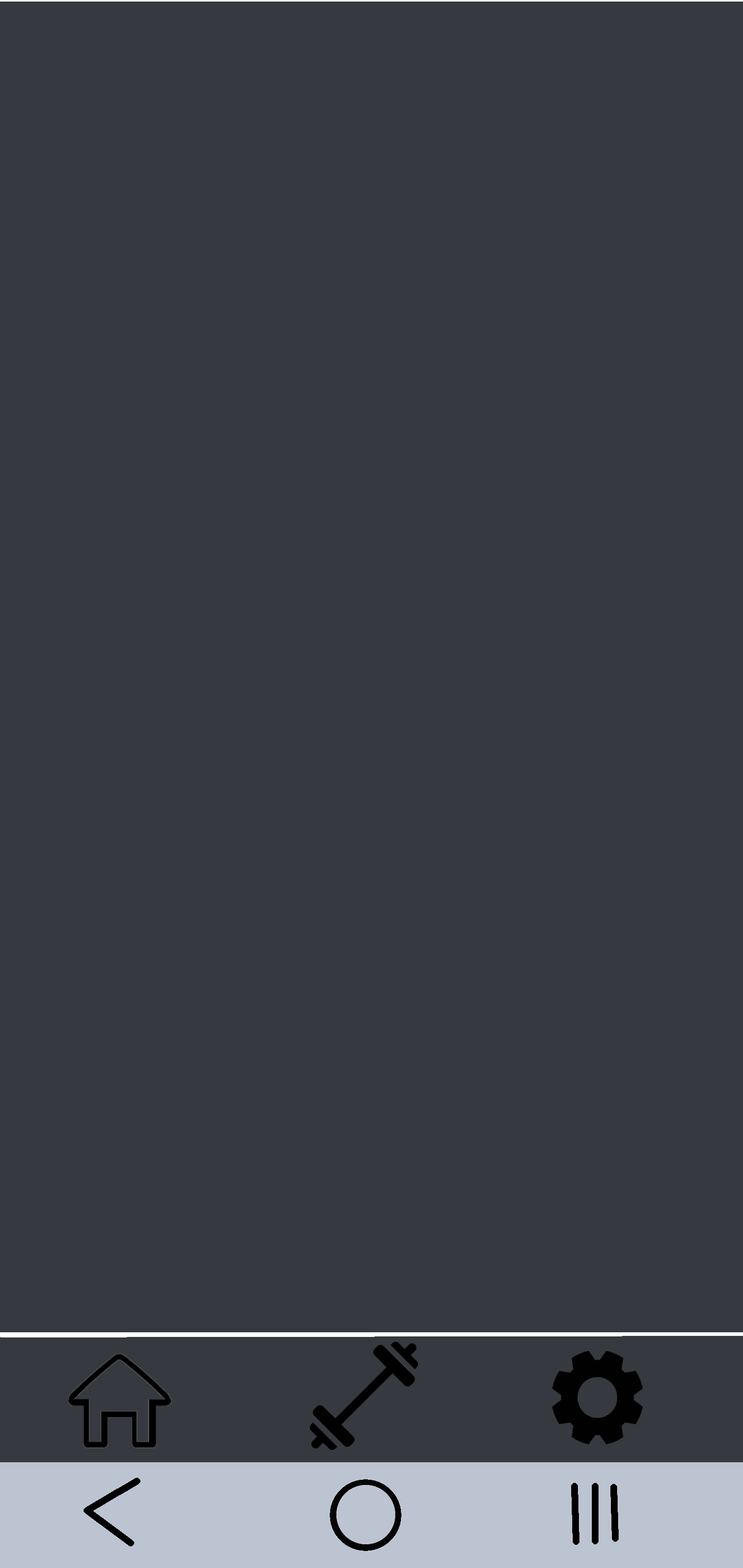
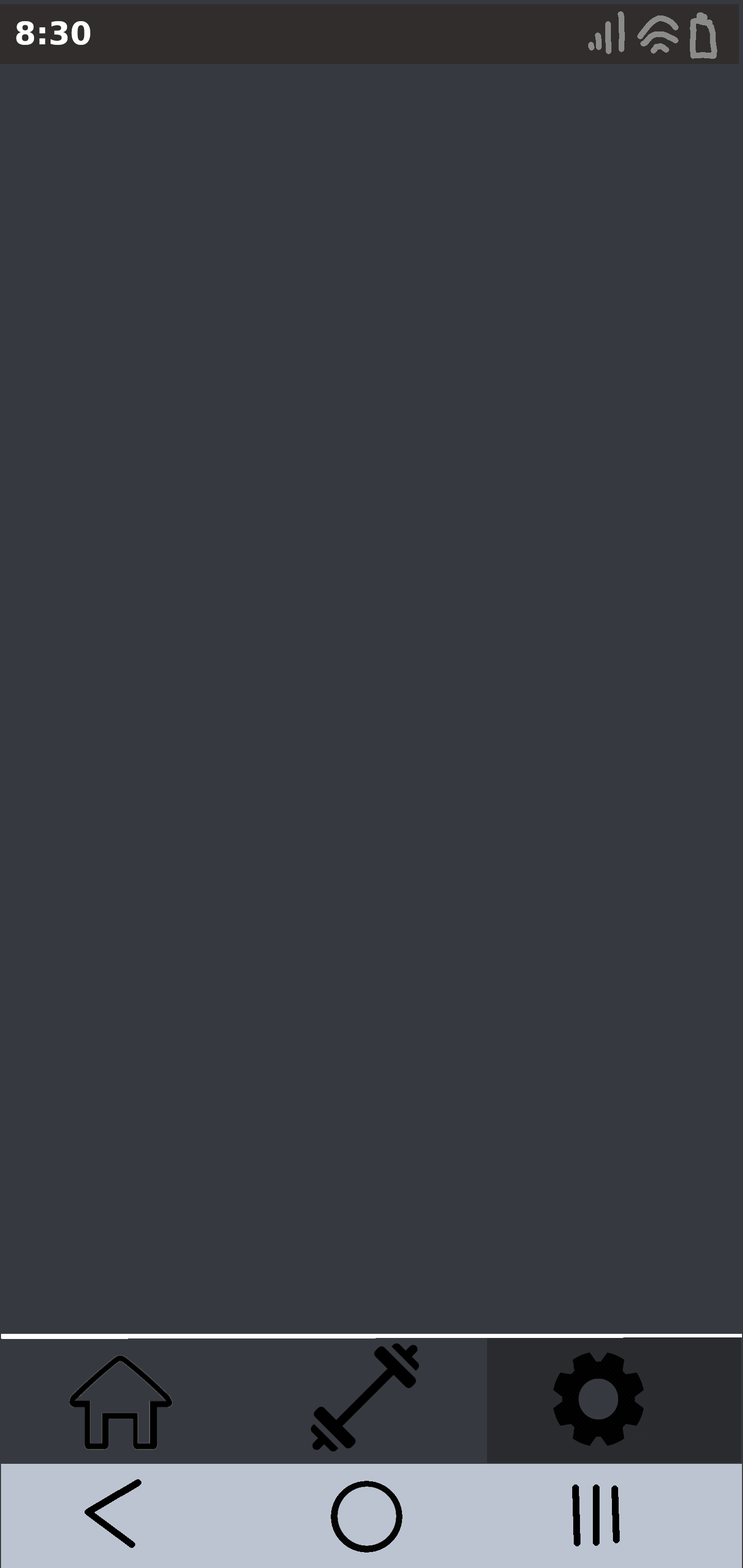
Layers edited between the first and the second 743 x 1568 image:
hid "Home Page", painted on it over [0, 0, 743, 1568]
showed "Settings", painted on it over [0, 0, 743, 1568]
